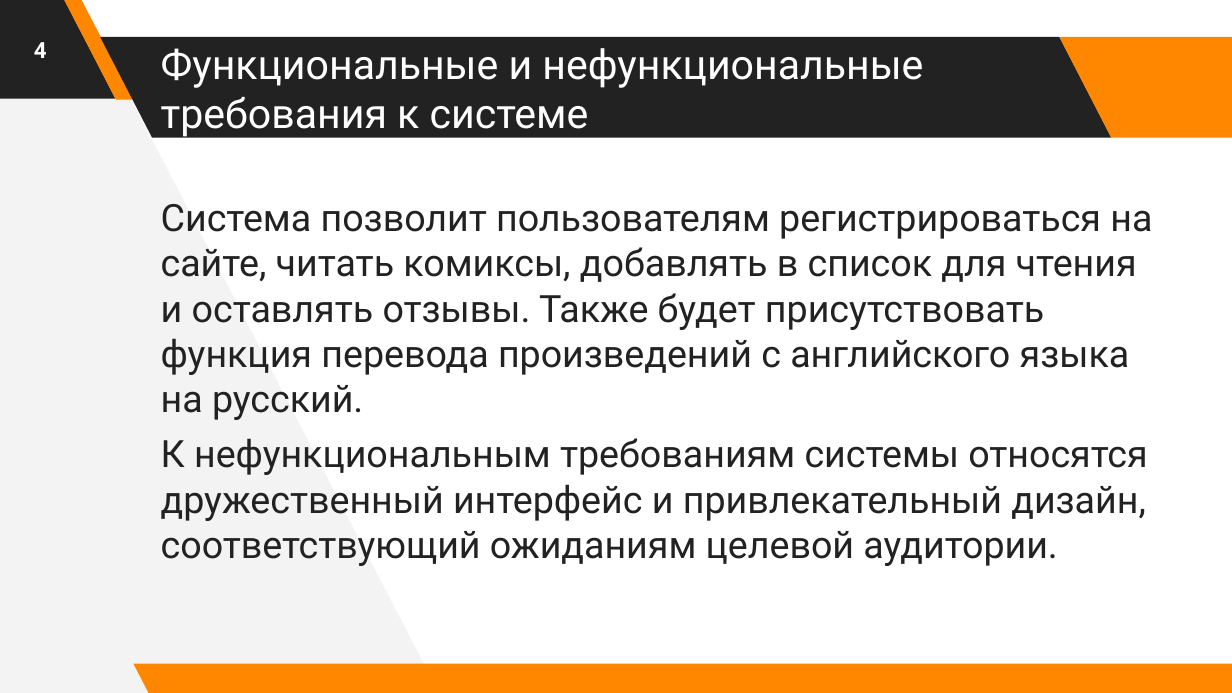
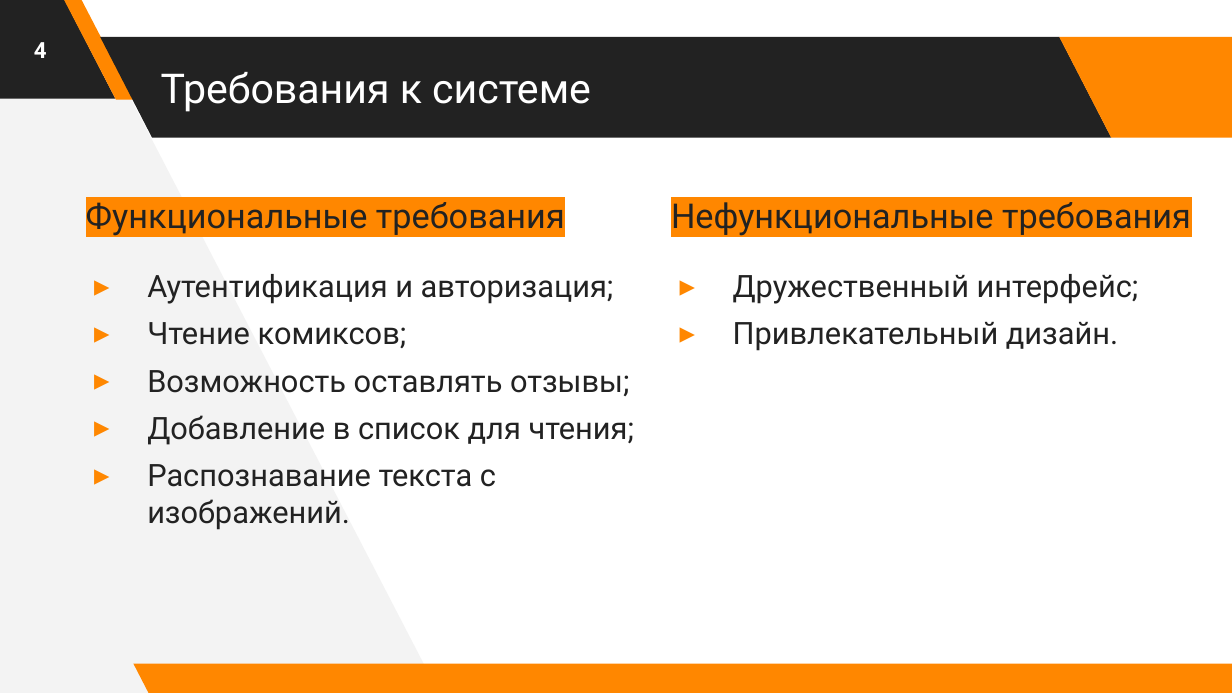
Before and after one commit to adavisly/ComicBookReader-ASP-MVC, a slide deck: slide 4 of conference/Галиева_Р.А._презентация.pptx. Drawn at 1232x693 pixels with LibreOffice and Linux fonts; fonts in the diff are those of the drawing. Boxes give left, top, right and bottom in pixels: in the first picture for what was removed or moved away, otherwise in the second. Text is boxed around its words. In the diff, an @@ line names an element or a change of style, - is before the commit and + after.

Commit message:
presentation

```diff
--- a/conference/Галиева_Р.А._презентация.pptx
+++ b/conference/Галиева_Р.А._презентация.pptx
@@ title at [161, 72, 591, 112]: text changed @@
-Функциональные и нефункциональные
-требования к системе
+Требования к системе
@@ text added at [86, 202, 565, 236], 20 pt, text #222222 @@
+Функциональные требования
@@ text removed at [161, 204, 1152, 566] @@
-Система позволит пользователям регистрироваться на сайте, читать комиксы, добавлять в список для чтения и оставлять отзывы. Также будет присутствовать функция перевода произведений с английского языка на русский.
-К нефункциональным требованиям системы относятся дружественный интерфейс и привлекательный дизайн, соответствующий ожиданиям целевой аудитории.
@@ text added at [671, 202, 1191, 236], 20 pt, text #222222 @@
+Нефункциональные требования
@@ text added at [147, 274, 635, 530], 18 pt, text #222222 @@
+▸ Аутентификация и авторизация;
+▸ Чтение комиксов;
+▸ Возможность оставлять отзывы;
+▸ Добавление в список для чтения;
+▸ Распознавание текста с изображений.
@@ text added at [733, 274, 1139, 351], 18 pt, text #222222 @@
+▸ Дружественный интерфейс;
+▸ Привлекательный дизайн.
```
Also in this commit, not shown: 4 other slides changed, 1 slide added, 16 other files.
